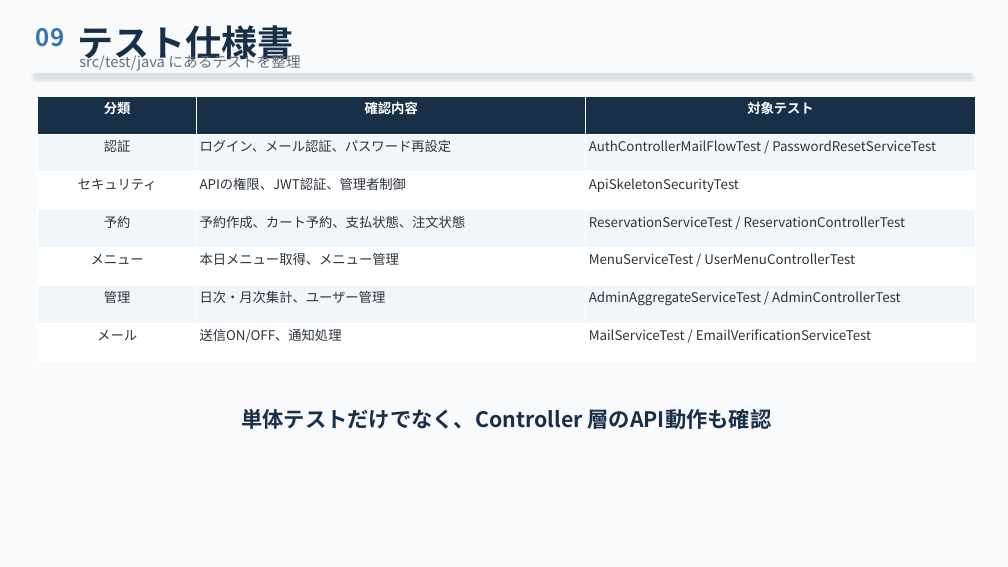
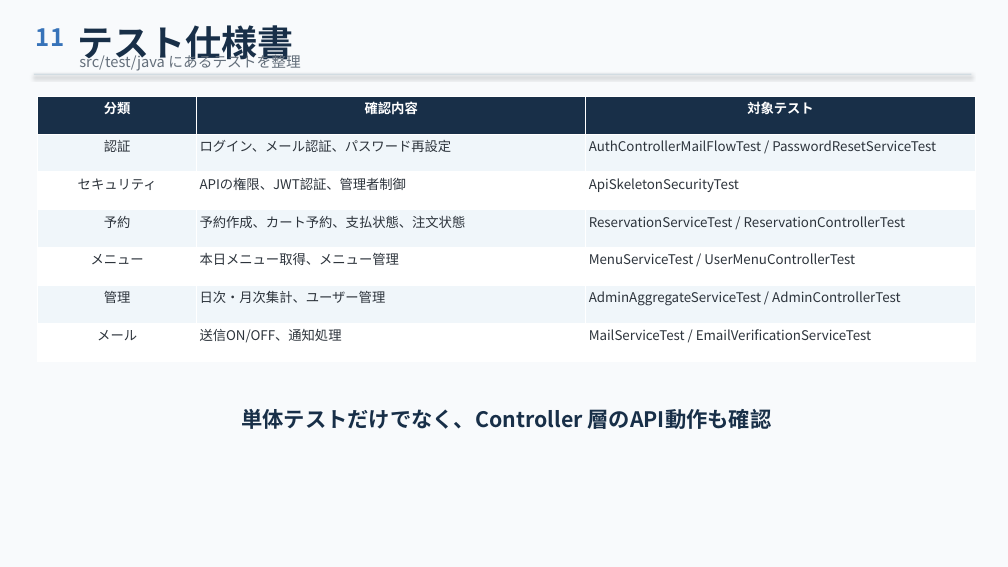
Before and after one commit to linc-sunseeer/springboot-test1, a slide deck: slide 12 of 弁当予約管理システム_新人研修成果報告.pptx (slide 10 before the commit). Drawn at 1008x567 pixels with LibreOffice and Linux fonts; fonts in the diff are those of the drawing. Boxes give left, top, right and bottom in pixels: in the first picture for what was removed or moved away, otherwise in the second. Text is boxed around its words. In the diff, an @@ line names an element or a change of style, - is before the commit and + after.

```diff
--- a/弁当予約管理システム_新人研修成果報告.pptx
+++ b/弁当予約管理システム_新人研修成果報告.pptx
@@ text at bbox=[36, 28, 64, 46]: text changed @@
-09
+11
```
Also in this commit, not shown: 10 other slides changed, 4 slides added, 7 other files.
